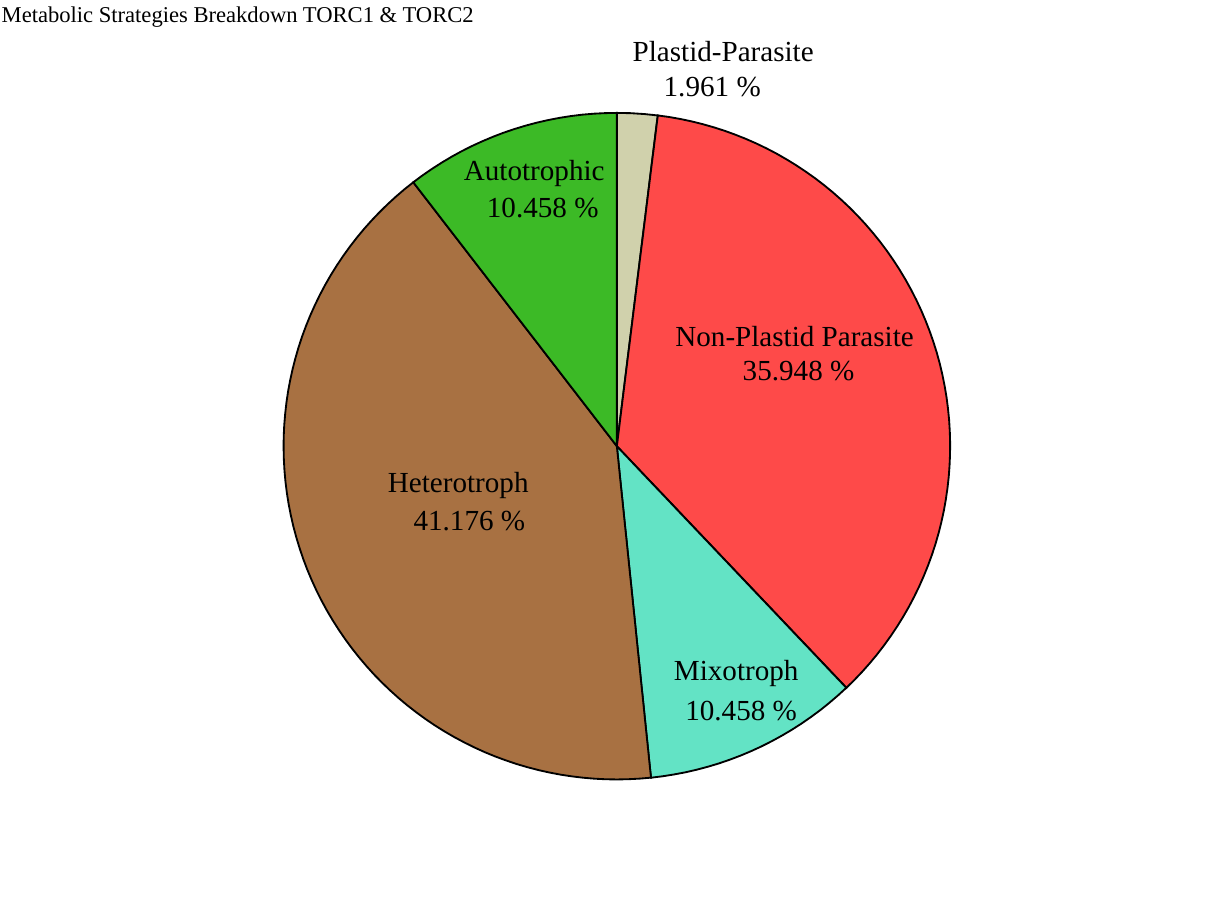
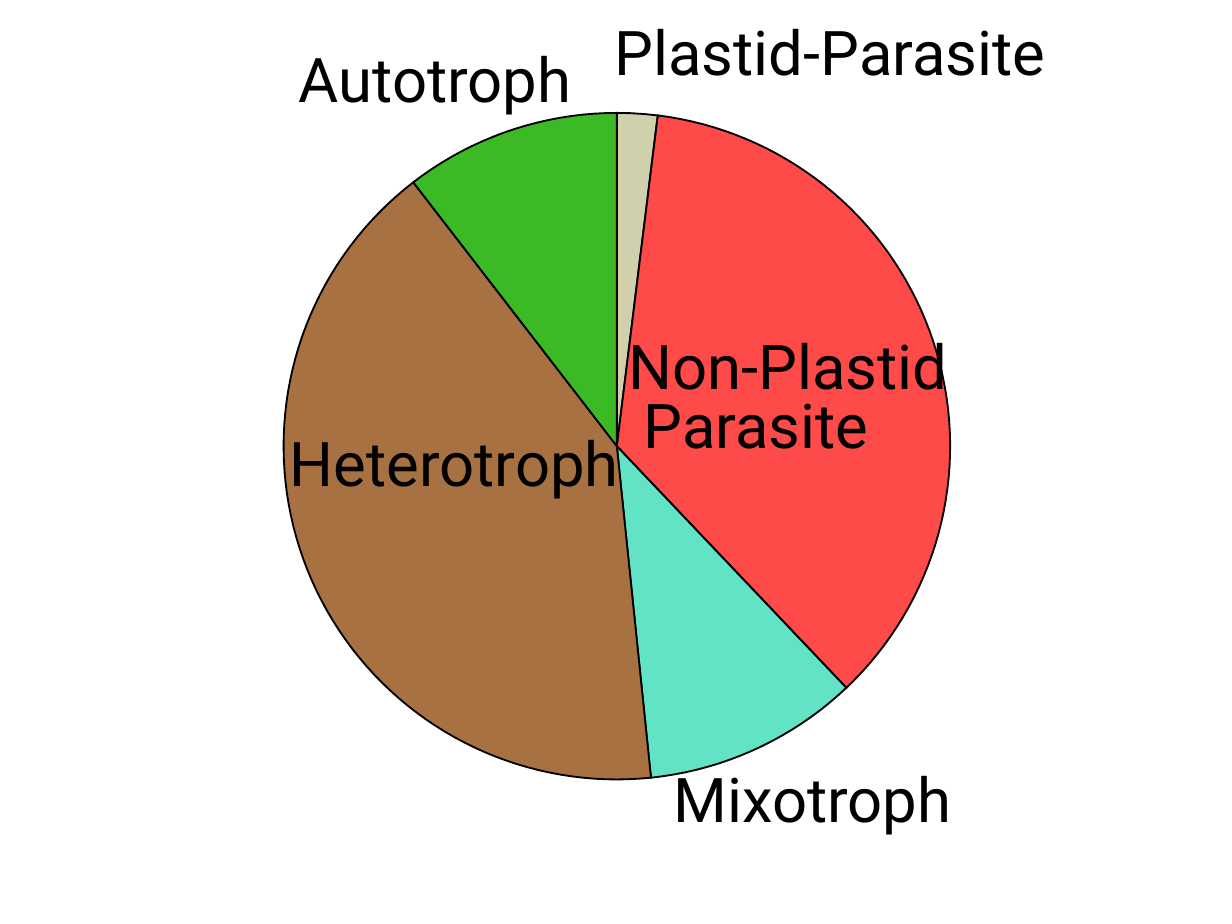
Before and after one commit to Dellaraam/TOR_phylogenetics, a slide deck: slide 1 of Images/Figures_PPT/Torc2MetaPie.pptx. Drawn at 1232x924 pixels with LibreOffice and Linux fonts; fonts in the diff are those of the drawing. Boxes give left, top, right and bottom in pixels: in the first picture for what was removed or moved away, otherwise in the second. Text is boxed around its words. In the diff, an @@ line names an element or a change of style, - is before the commit and + after.

```diff
--- a/Images/Figures_PPT/Torc2MetaPie.pptx
+++ b/Images/Figures_PPT/Torc2MetaPie.pptx
@@ group removed at <box>2,6,823,721</box>: 6 texts @@
-1.961 %
-35.948 %
-10.458 %
-41.176 %
-10.458 %
-Metabolic Strategies Breakdown TORC1 & TORC2
@@ text "Plastid-Parasite": place and size @@
-text "Plastid-Parasite" at <box>633,40,814,62</box>
+text "Plastid-Parasite" at <box>615,28,1046,76</box>
@@ text at <box>299,55,571,117</box>: text changed; size 17.1 to 36 pt; font Times New Roman to Roboto @@
-Autotrophic
+Autotroph
@@ text at <box>629,333,948,449</box>: text changed; size 17.1 to 36 pt; font Times New Roman to Roboto @@
-Non-Plastid Parasite
+Non-Plastid
+Parasite
@@ size 17.1 to 36 pt, font Times New Roman to Roboto in 3 elements at <box>290,430,619,499</box>, <box>615,28,1046,76</box>, <box>673,766,951,835</box> @@
@@ text "Mixotroph": place and size @@
-text "Mixotroph" at <box>674,659,799,686</box>
+text "Mixotroph" at <box>673,766,951,835</box>
```
Also in this commit, not shown: 8 other files.
